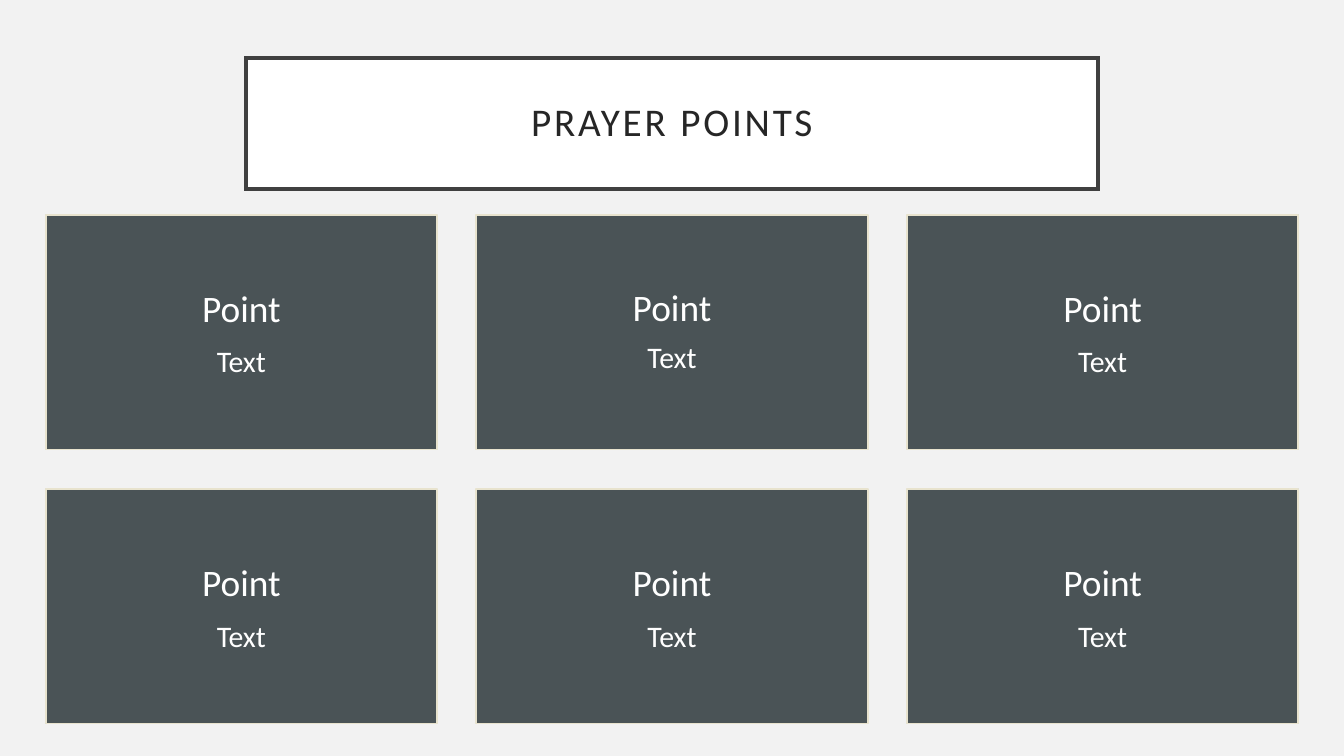
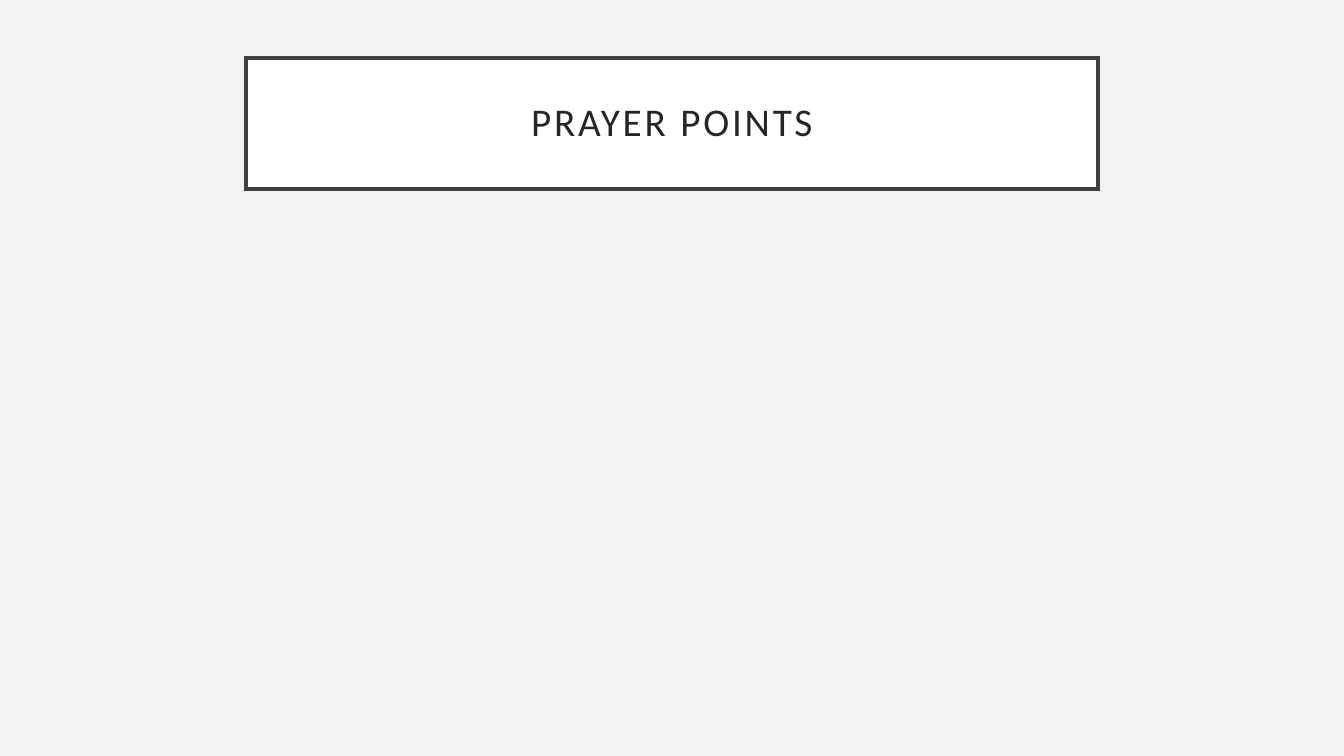
Before and after one commit to pangwuu/Weekly-powerpoint-maker, a slide deck: slide 60 of Slides/31_12_23.pptx. Drawn at 1344x756 pixels with LibreOffice and Linux fonts; fonts in the diff are those of the drawing. Boxes give left, top, right and bottom in pixels: in the first picture for what was removed or moved away, otherwise in the second. Text is boxed around its words. In the diff, an @@ line names an element or a change of style, - is before the commit and + after.

```diff
--- a/Slides/31_12_23.pptx
+++ b/Slides/31_12_23.pptx
@@ group removed at (x1=46, y1=215, x2=1298, y2=724): 6 rectangles, 6 texts @@
-Point
-Text
-Point
-Text
-Point
-Text
-Point
-Text
-Point
-Text
-Point
-Text
```
Also in this commit, not shown: 4 other slides changed, 1 slide added, 1 slide removed.
